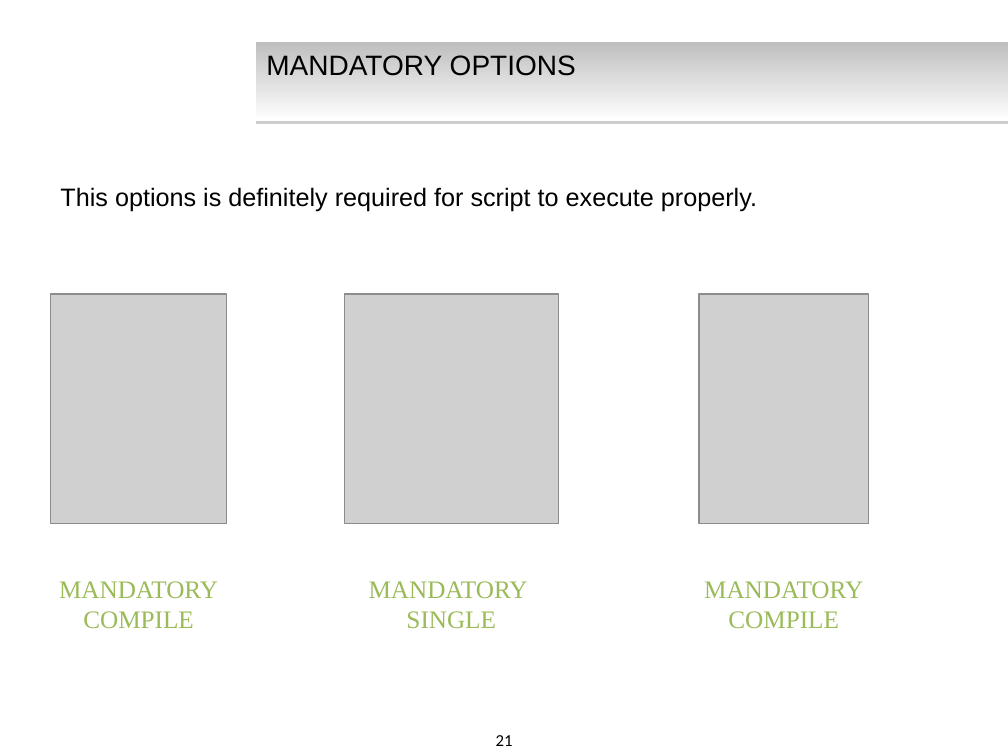
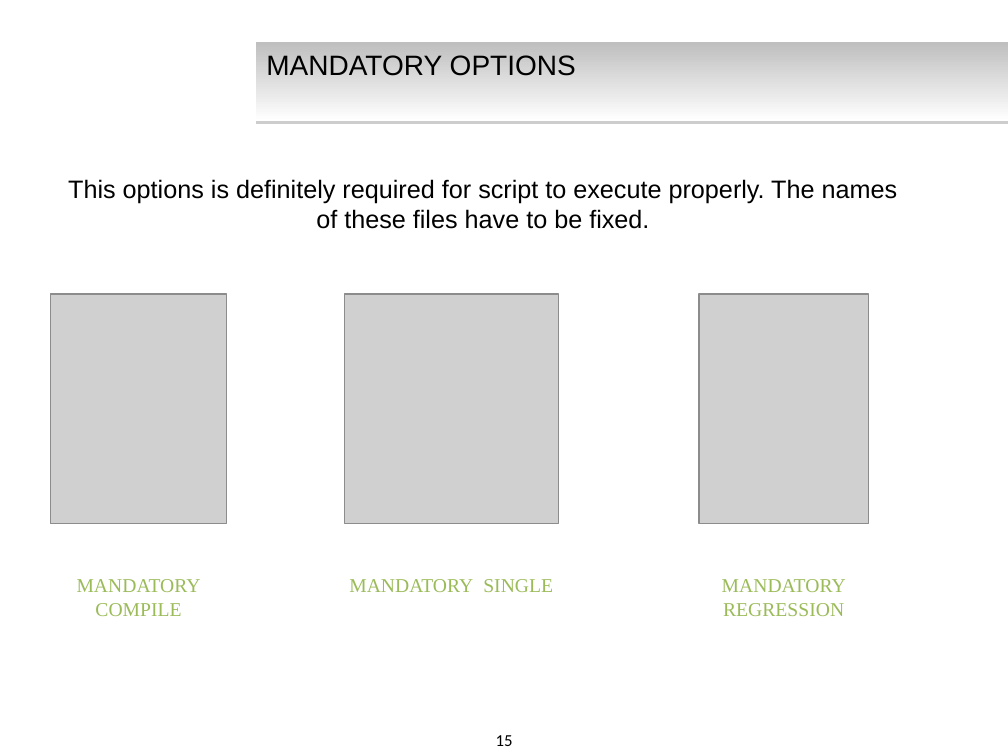
Before and after one commit to keshav009/test-repo, a slide deck: slide 15 of Presentation_final_2.pptx (slide 21 before the commit). Drawn at 1008x756 pixels with LibreOffice and Linux fonts; fonts in the diff are those of the drawing; grey boxes stand for pictures; background and template pictures are left out. Boxes give left, top, right and bottom in pixels: in the first picture for what was removed or moved away, otherwise in the second. Text is boxed around its words. In the diff, an @@ line names an element or a change of style, - is before the commit and + after.

```diff
--- a/Presentation_final_2.pptx
+++ b/Presentation_final_2.pptx
@@ text at box(68, 179, 898, 229): text changed @@
-This options is definitely required for script to execute properly.
+This options is definitely required for script to execute properly. The names of these files have to be fixed.
@@ text "MANDATORY COMPILE" at box(77, 579, 201, 616): size 18 to 14 pt @@
@@ text "MANDATORY SINGLE" at box(349, 579, 553, 592): size 18 to 14 pt @@
@@ text at box(722, 579, 846, 616): text changed; size 18 to 14 pt @@
-MANDATORY COMPILE
+MANDATORY REGRESSION
@@ page number at box(496, 735, 513, 746): text changed @@
-21
+15
```
Also in this commit, not shown: 10 other slides changed, 25 slides added, 13 slides removed.
